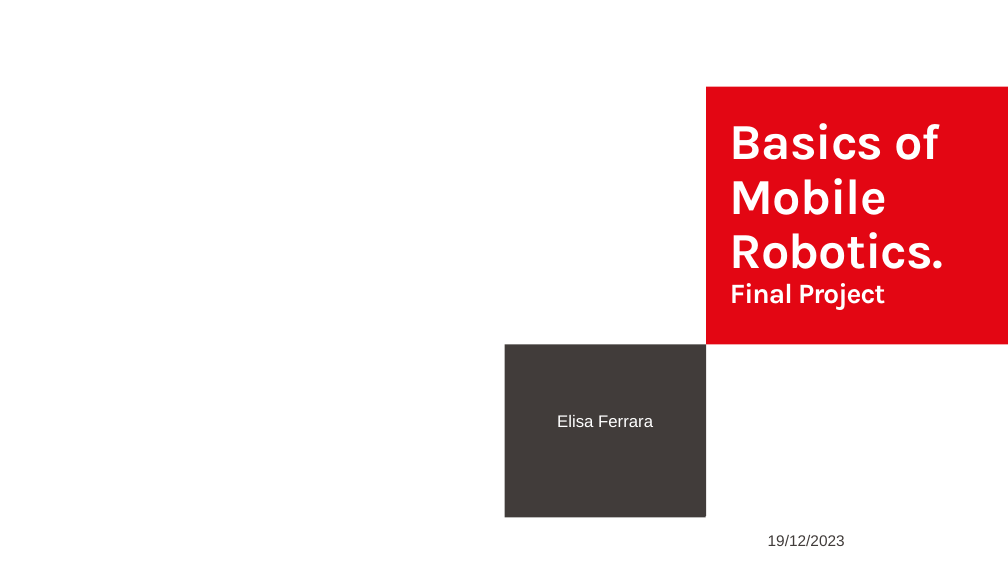
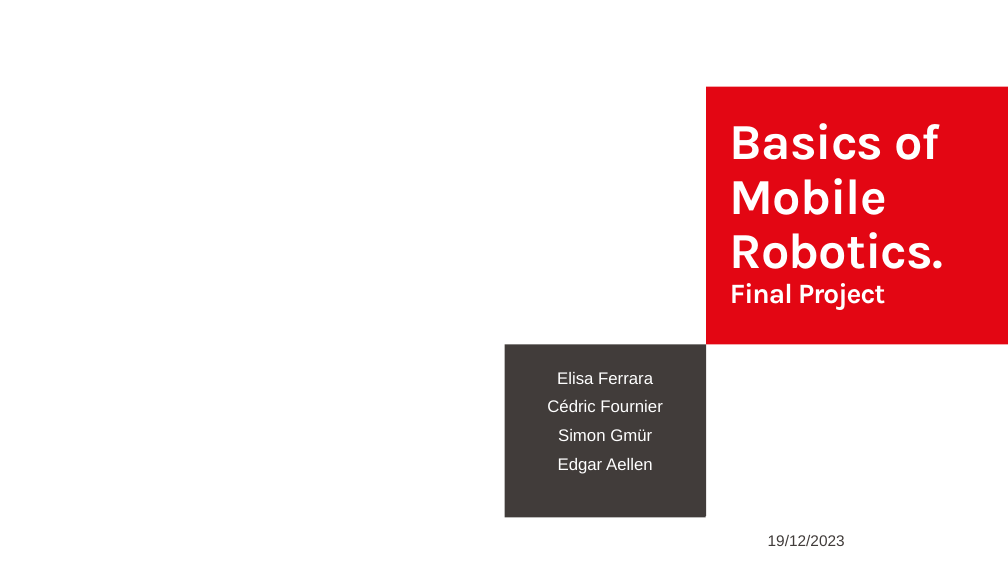
Before and after one commit to cafourni/Mobile-Robotics-Project, a slide deck: slide 1 of ThymioPresentation.pptx. Drawn at 1008x567 pixels with LibreOffice and Linux fonts; fonts in the diff are those of the drawing; background and template pictures are left out. Boxes give left, top, right and bottom in pixels: in the first picture for what was removed or moved away, otherwise in the second. Text is boxed around its words. In the diff, an @@ line names an element or a change of style, - is before the commit and + after.

```diff
--- a/ThymioPresentation.pptx
+++ b/ThymioPresentation.pptx
@@ subtitle at (547,399,662,474): paragraphs added @@
+Cédric Fournier
+Simon Gmür
+Edgar Aellen
```
Also in this commit, not shown: 4 other slides changed, 1 slide added, 1 slide removed.
